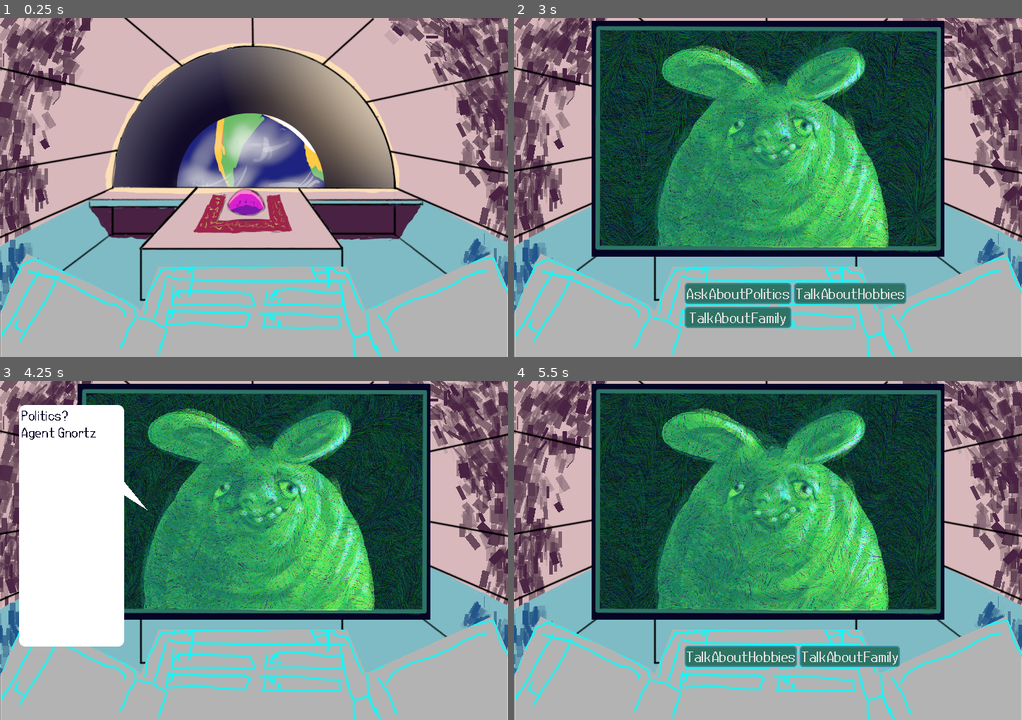
Above: before the commit, frames 1-4 (two rows, left to right).
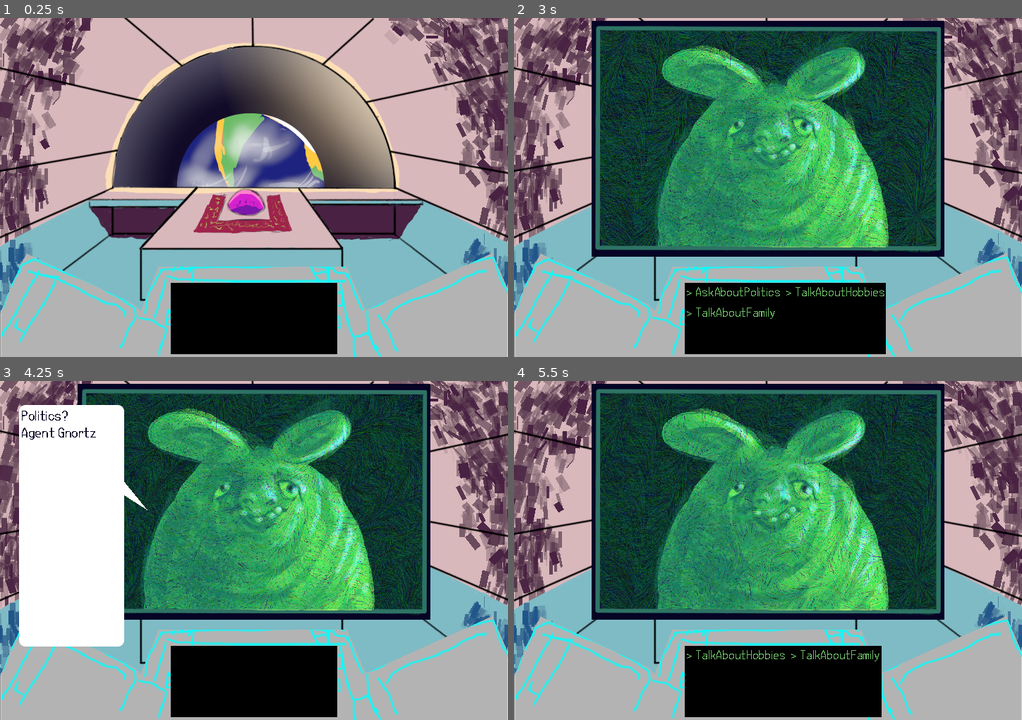
Above: after the commit, the same moments.

Repository: murumart/badass
Game: Godot game, scene res://scenes/encounter/encounter.tscn
Two runs of this game, one before a commit and one after it. Both use one fixed random seed, a clock stepped at 60 frames per second and the inputs below. This scene is started directly instead of the project's main scene.
Inputs (mouse positions are in pixels of both pictures, inside the frame that each line leads up to):
- Up to frame 1 (0.25 s): no input
- Up to frame 2 (3 s): tap Enter at 0.5 s; move the mouse to (879, 170) at 0.52 s; move the mouse to (666, 204) at 1.27 s; move the mouse to (818, 112) at 2.02 s; move the mouse to (742, 255) at 2.77 s
- Up to frame 3 (4.25 s): click (223, 655) at 3.5 s, where only the run before the commit has a clickable "AskAboutPolitics"
- Up to frame 4 (5.5 s): click (585, 526) at 4.25 s; click "→" at 5 s

The runs differ from the first frame. In frame 1, 6.9% of the frame differs, in the area x 33-67%, y 78-100%; in frame 2, 8.6%, in the area x 33-78%, y 78-100%; in frame 3, 6.9%; in frame 4, 8.4%.
Error after the commit: Assertion failed: topic name is empty (res://scenes/encounter/people/person.gd:90)

Commit message:
Goal topic pre

Diff:
--- a/scenes/encounter/console.gd
+++ b/scenes/encounter/console.gd
@@ -9,7 +9,7 @@
 
 @export var scanner: Node2D
 @export var scanner_default_position: Marker2D
-@export var topic_buttons: Array[Button]
+@export var topic_buttons: Array[TopicButton]
 
 var mode: Mode
 
@@ -50,12 +50,12 @@
 			scanner.position = mpos
 
 
-func prepare_topics(topics: Array[Topic]) -> void:
+func prepare_topics(topics: Array[Topic], topic_progresses: Dictionary[Topic, int]) -> void:
 	assert(topics.size() <= 4)
 	assert(topics.size() > 0, "need topics to prepare them,.......")
 	_reset_topics()
 	for i in topics.size():
-		topic_buttons[i].text = topics[i].name
+		topic_buttons[i].display(topics[i], topic_progresses.get(topics[i], 0), TopicButton.TopicType.IDK)
 		topic_buttons[i].show()
 
 
--- a/scenes/encounter/console.tscn
+++ b/scenes/encounter/console.tscn
@@ -3,12 +3,13 @@
 [ext_resource type="Script" uid="uid://djksjvvx7kh2g" path="res://scenes/encounter/console.gd" id="1_8uyry"]
 [ext_resource type="Texture2D" uid="uid://5yj643yre0ip" path="res://art/console_placeholder.png" id="2_nh0ls"]
 [ext_resource type="Texture2D" uid="uid://cym7e07xngq7b" path="res://art/scanner_placeholder.png" id="3_8k6qu"]
+[ext_resource type="PackedScene" uid="uid://dniy034rjieje" path="res://scenes/ui/topic_button.tscn" id="3_nh0ls"]
 
 [node name="Console" type="Node2D" unique_id=611889631 node_paths=PackedStringArray("scanner", "scanner_default_position", "topic_buttons")]
 script = ExtResource("1_8uyry")
 scanner = NodePath("Scanner")
 scanner_default_position = NodePath("Defaultpos")
-topic_buttons = [NodePath("Control/GridContainer/Button"), NodePath("Control/GridContainer/Button2"), NodePath("Control/GridContainer/Button3"), NodePath("Control/GridContainer/Button4")]
+topic_buttons = [NodePath("Control/GridContainer/TopicButton"), NodePath("Control/GridContainer/TopicButton2"), NodePath("Control/GridContainer/TopicButton3"), NodePath("Control/GridContainer/TopicButton4")]
 
 [node name="Sprite2D" type="Sprite2D" parent="." unique_id=1281161686]
 position = Vector2(0, 167)
@@ -24,29 +25,25 @@
 theme_override_constants/margin_right = 2
 theme_override_constants/margin_bottom = 2
 
+[node name="ColorRect" type="ColorRect" parent="Control" unique_id=1785692678]
+layout_mode = 2
+color = Color(0, 0, 0, 1)
+
 [node name="GridContainer" type="GridContainer" parent="Control" unique_id=1046658577]
 layout_mode = 2
 columns = 2
 
-[node name="Button" type="Button" parent="Control/GridContainer" unique_id=1700003160]
+[node name="TopicButton" parent="Control/GridContainer" unique_id=1746476138 instance=ExtResource("3_nh0ls")]
 layout_mode = 2
-size_flags_horizontal = 3
-text = "Option"
 
-[node name="Button2" type="Button" parent="Control/GridContainer" unique_id=140275105]
+[node name="TopicButton2" parent="Control/GridContainer" unique_id=463342645 instance=ExtResource("3_nh0ls")]
 layout_mode = 2
-size_flags_horizontal = 3
-text = "Option"
 
-[node name="Button3" type="Button" parent="Control/GridContainer" unique_id=2073828343]
+[node name="TopicButton3" parent="Control/GridContainer" unique_id=1272109055 instance=ExtResource("3_nh0ls")]
 layout_mode = 2
-size_flags_horizontal = 3
-text = "Option"
 
-[node name="Button4" type="Button" parent="Control/GridContainer" unique_id=325149148]
+[node name="TopicButton4" parent="Control/GridContainer" unique_id=1785763759 instance=ExtResource("3_nh0ls")]
 layout_mode = 2
-size_flags_horizontal = 3
-text = "Option"
 
 [node name="Scanner" type="Node2D" parent="." unique_id=314995541]
 
--- a/scenes/encounter/encounter.gd
+++ b/scenes/encounter/encounter.gd
@@ -55,21 +55,18 @@
 func prepare_topics() -> void:
 	assert(stage == Stage.WAITING)
 
-	if person.goal_progress >= person.goal:
-		stage = Stage.FINAL_SPEECH
-		person.speak.call_deferred(person.ending_lines)
-		return
-
 	stage = Stage.CHOOSING_TOPIC
 	var topics := _get_available_topics()
 	topics.shuffle()
 	if topics.size() > 4:
 		topics = topics.slice(0, 4)
-	console.prepare_topics(topics)
+	console.prepare_topics(topics, person.topic_progresses)
 	_prepared_topics = topics
 
 
 func _get_available_topics() -> Array[Topic]:
+	if person.goal_progress >= person.goal:
+		return [person.goal_topic]
 	var ts: Array[Topic] = []
 	for t in person.topics:
 		match t.topic_appears_when:
--- a/scenes/encounter/people/person.gd
+++ b/scenes/encounter/people/person.gd
@@ -9,6 +9,7 @@
 }
 
 @export var topics: Array[Topic]
+@export var goal_topic: Topic
 @export_range(1.0, 10.0, 0.05) var goal: float
 @export_multiline var starting_lines: String
 @export_multiline var ending_lines: String
@@ -81,7 +82,10 @@
 func _validate_topics() -> void:
 	var i := 0
 	var found := []
-	for topic in topics:
+	assert(goal_topic != null)
+	var alltopics := topics + [goal_topic]
+	for topic: Topic in alltopics:
+		assert(topic != null, "null topic no good")
 		assert(topic.name not in found, "topic name used already")
 		assert(topic.name != "", "topic name is empty")
 		assert(not topic.responses.is_empty(), "topic has no text responses")
@@ -90,3 +94,4 @@
 			assert(topic.prerequisite_topic_index != i, "topic's prerequisite index is itself's index")
 			assert(topic.prerequisite_topic_index >= 0 and topic.prerequisite_topic_index < topics.size(), "topic's prerequisite index out of range")
 		i += 1
+	assert(goal_topic.topic_appears_when == Topic.PrereqBehaviour.NO_PREREQUISITE, "goal topic prerequisite should be no")
--- a/scenes/encounter/people/person.tscn
+++ b/scenes/encounter/people/person.tscn
@@ -2,9 +2,15 @@
 
 [ext_resource type="Script" uid="uid://iujsf2pw8lm2" path="res://scenes/encounter/people/person.gd" id="1_mw3jb"]
 [ext_resource type="PackedScene" uid="uid://cjs3lg8yk7gne" path="res://scenes/ui/speech_bubble.tscn" id="2_n8r47"]
+[ext_resource type="Script" uid="uid://dv5b43nkgajqi" path="res://scenes/encounter/people/topic.gd" id="2_tbtmf"]
+
+[sub_resource type="Resource" id="Resource_vq6ox"]
+script = ExtResource("2_tbtmf")
+metadata/_custom_type_script = "uid://dv5b43nkgajqi"
 
 [node name="Person" type="Node2D" unique_id=1361515156 node_paths=PackedStringArray("speech_bubble")]
 script = ExtResource("1_mw3jb")
+goal_topic = SubResource("Resource_vq6ox")
 speech_bubble = NodePath("SpeechBubble")
 metadata/_custom_type_script = "uid://iujsf2pw8lm2"
 
--- /dev/null
+++ b/scenes/ui/topic_button.gd
@@ -0,0 +1,12 @@
+class_name TopicButton extends Button
+
+enum TopicType {
+	IDK,
+	GOOD,
+	BAD,
+}
+
+
+func display(topic: Topic, progress: int, type: TopicType) -> void:
+	text = "> " + topic.name
+	show()
--- /dev/null
+++ b/scenes/ui/topic_button.tscn
@@ -0,0 +1,15 @@
+[gd_scene format=3 uid="uid://dniy034rjieje"]
+
+[ext_resource type="Script" uid="uid://cdgnwltr2t7fj" path="res://scenes/ui/topic_button.gd" id="1_ypfbv"]
+
+[node name="TopicButton" type="Button" unique_id=1746476138]
+offset_right = 4.0
+offset_bottom = 4.0
+size_flags_horizontal = 3
+theme_override_colors/font_color = Color(0.42352942, 0.7372549, 0.4, 1)
+theme_override_colors/font_hover_color = Color(0.7490196, 0.9490196, 0.4, 1)
+theme_override_font_sizes/font_size = 18
+text = "> Topic"
+flat = true
+alignment = 0
+script = ExtResource("1_ypfbv")
Not shown, added: scenes/ui/topic_button.gd.uid
